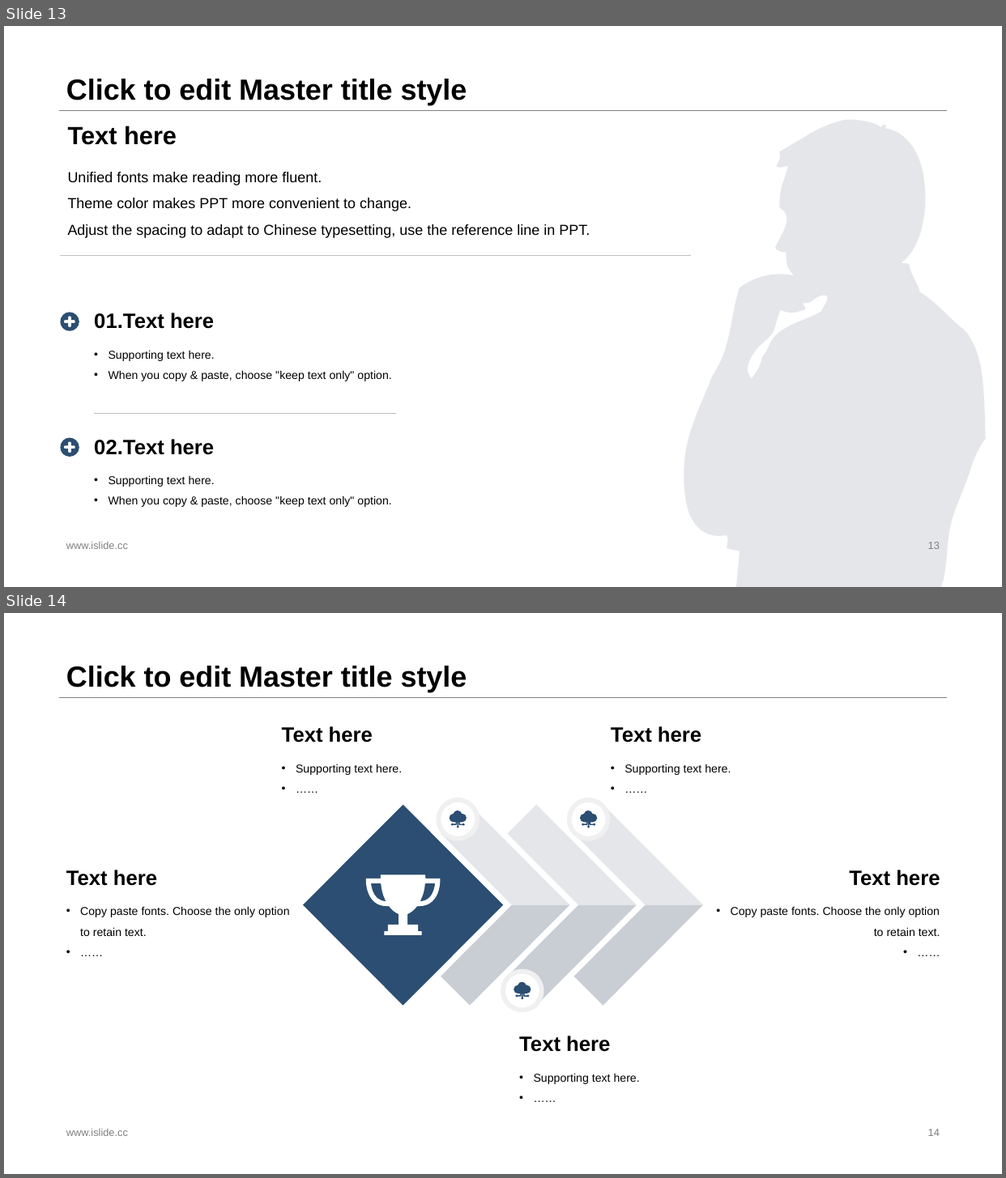
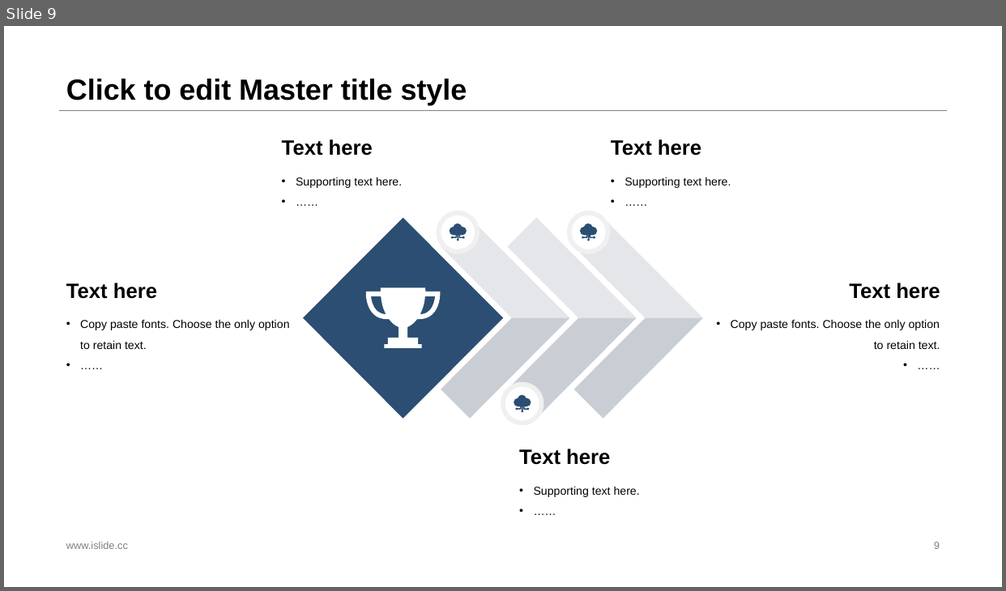
Before and after one commit to sebuaa2019/Team108, a slide deck: Team108-代码分析评审v0.1.pptx. Shown one above the other, each under a label of ours: slides 13 and 14 before the commit, slide 9 after it. The pictures are 1006x1178 and 1006x591 pixels, drawn with LibreOffice and Linux fonts; fonts in the diff are those of the drawing. Boxes give left, top, right and bottom in pixels: in the first picture for what was removed or moved away, otherwise in the second. Text is boxed around its words. In the diff, an @@ line names an element or a change of style, - is before the commit and + after.

```diff
--- a/Team108-代码分析评审v0.1.pptx
+++ b/Team108-代码分析评审v0.1.pptx
@@ slide 13 removed at (x1=4, y1=26, x2=1002, y2=587), background #FFFFFF; not listed: 1 template element that a slide beside it also shows @@
@@ title removed at (x1=66, y1=79, x2=467, y2=105) @@
-Click to edit Master title style
@@ group removed at (x1=60, y1=120, x2=986, y2=587): 6 texts, 3 freeform shapes, 2 lines @@
-Unified fonts make reading more fluent.
-Theme color makes PPT more convenient to change.
-Adjust the spacing to adapt to Chinese typesetting, use the reference line in PPT.
-Text here
-01.Text here
-• Supporting text here.
-• When you copy & paste, choose "keep text only" option.
-02.Text here
-• Supporting text here.
-• When you copy & paste, choose "keep text only" option.
@@ text removed at (x1=66, y1=542, x2=128, y2=549) @@
-www.islide.cc
@@ page number removed at (x1=928, y1=542, x2=940, y2=549) @@
-13
@@ what was slide 14 is now slide 9 @@
@@ page number at (x1=934, y1=542, x2=940, y2=549): text changed @@
-14
+9
```
Also in this commit, not shown: 2 slides changed, 4 slides added, 8 other slides removed, 1 other file.
